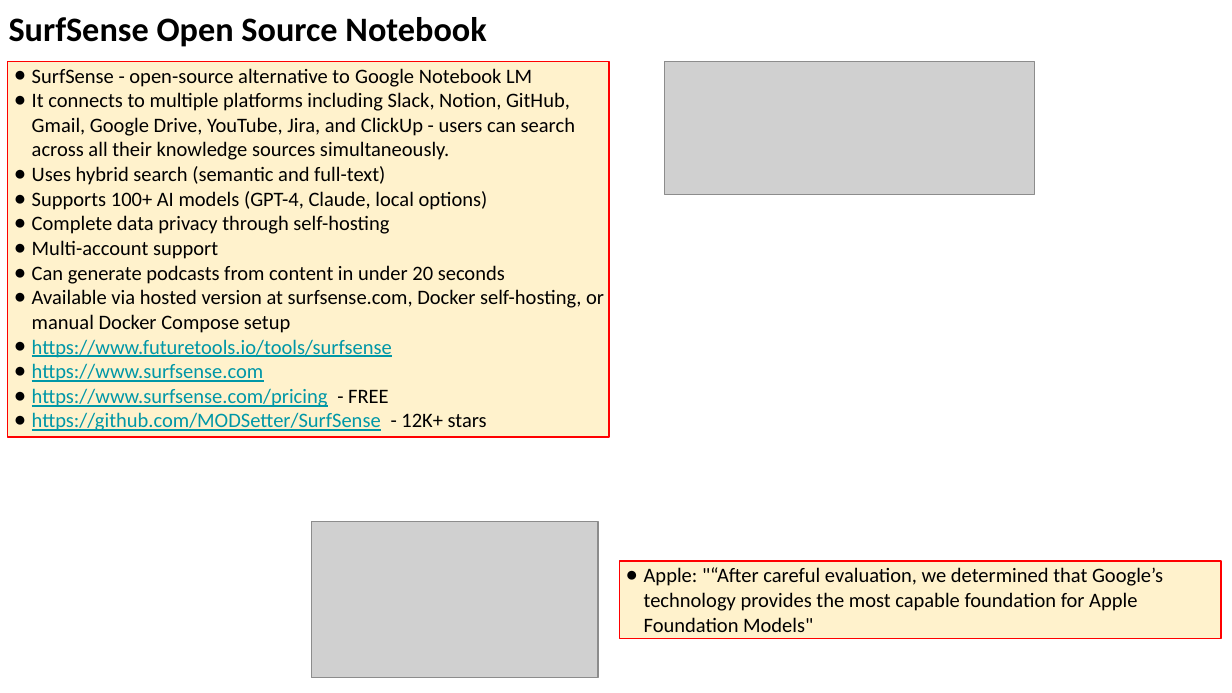
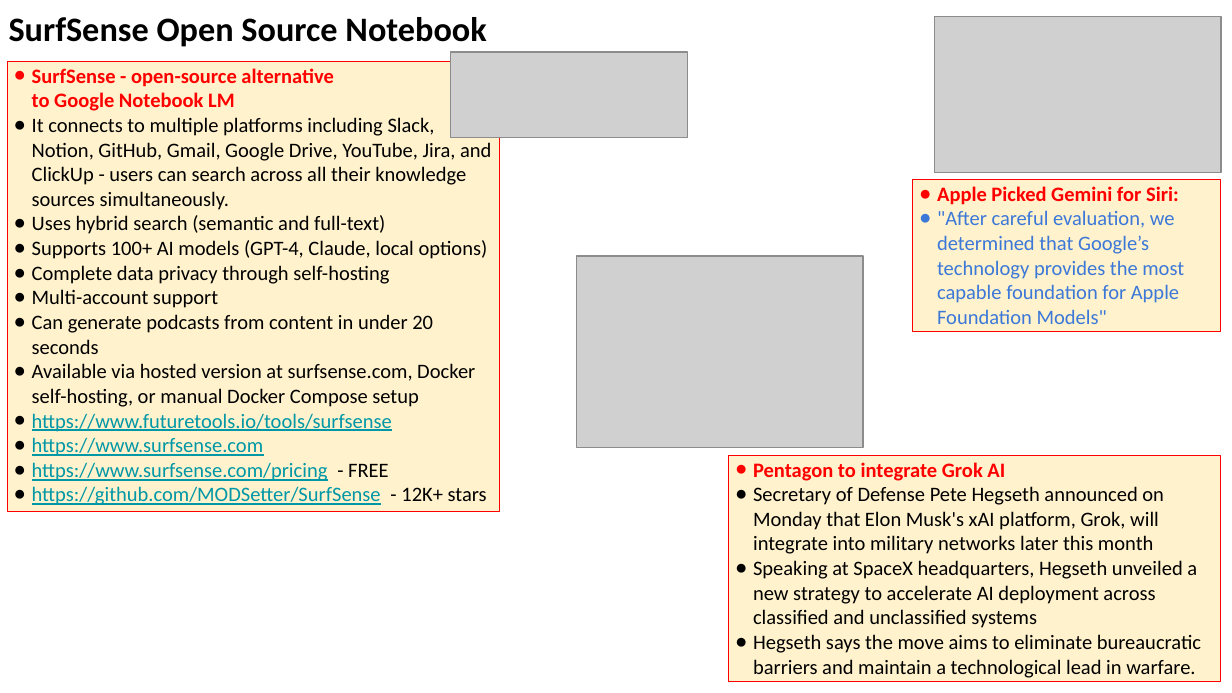
Before and after one commit to lselector/seminar, a slide deck: slide 16 of 2026/2026-01-16-AI-Updates.pptx (slide 14 before the commit). Drawn at 1232x693 pixels with LibreOffice and Linux fonts; fonts in the diff are those of the drawing; grey boxes stand for pictures. Boxes give left, top, right and bottom in pixels: in the first picture for what was removed or moved away, otherwise in the second. Text is boxed around its words. In the diff, an @@ line names an element or a change of style, - is before the commit and + after.

```diff
--- a/2026/2026-01-16-AI-Updates.pptx
+++ b/2026/2026-01-16-AI-Updates.pptx
@@ picture: place and size @@
-picture at (312,521,599,678)
+picture at (934,17,1221,174)
@@ picture added at (450,52,687,138) @@
@@ rectangle "SurfSense - open-source alternative to ...": place and size @@
-rectangle "SurfSense - open-source alternative to ..." at (7,62,609,437)
+rectangle "SurfSense - open-source alternative to ..." at (7,62,499,513)
@@ text in rectangle at (32,68,333,111): text colour #000000 to #FF0000, bold on in "SurfSense - open-source alternative to Google Notebook ..."; bullet colour #000000 to #FF0000 @@
@@ picture removed at (665,62,1035,195) @@
@@ rectangle "Apple Picked Gemini for Siri:": place and size @@
-rectangle "Apple Picked Gemini for Siri:" at (620,561,1221,638)
+rectangle "Apple Picked Gemini for Siri:" at (913,180,1221,331)
@@ text in rectangle at (937,186,1184,324): text changed; text colour #000000 to #3C78D8 @@
-● Apple: "“After careful evaluation, we determined that Google’s technology provides the most capable foundation for Apple Foundation Models"
+● Apple Picked Gemini for Siri:
+● "After careful evaluation, we determined that Google’s technology provides the most capable foundation for Apple Foundation Models"
@@ picture added at (577,256,864,447) @@
@@ rectangle added at (729,456,1221,683), fill #FFF2CC, outline #FF0000 0.75 pt, 12 pt, text #000000 @@
+● Pentagon to integrate Grok AI
+● Secretary of Defense Pete Hegseth announced on Monday that Elon Musk's xAI platform, Grok, will integrate into military networks later this month
+● Speaking at SpaceX headquarters, Hegseth unveiled a new strategy to accelerate AI deployment across classified and unclassified systems
+● Hegseth says the move aims to eliminate bureaucratic barriers and maintain a technological lead in warfare.
```
Also in this commit, not shown: 5 other slides changed, 6 slides added.
